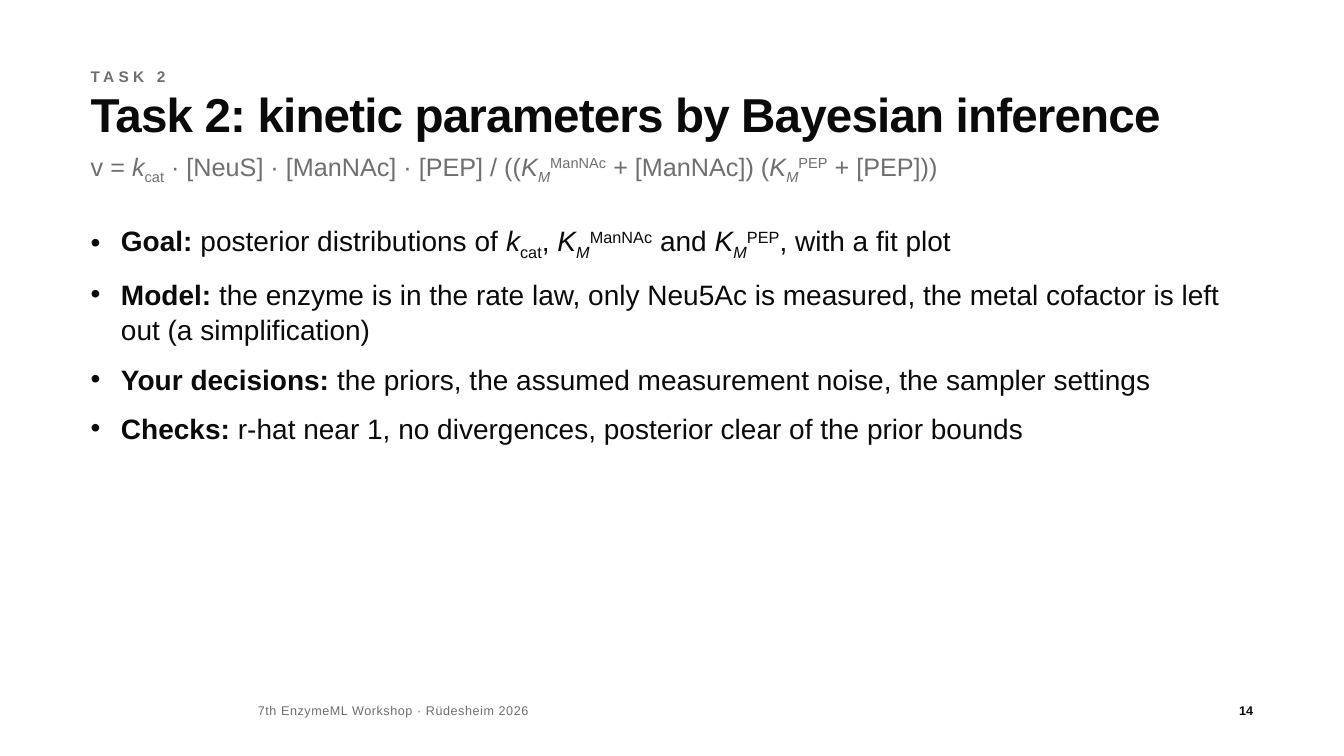
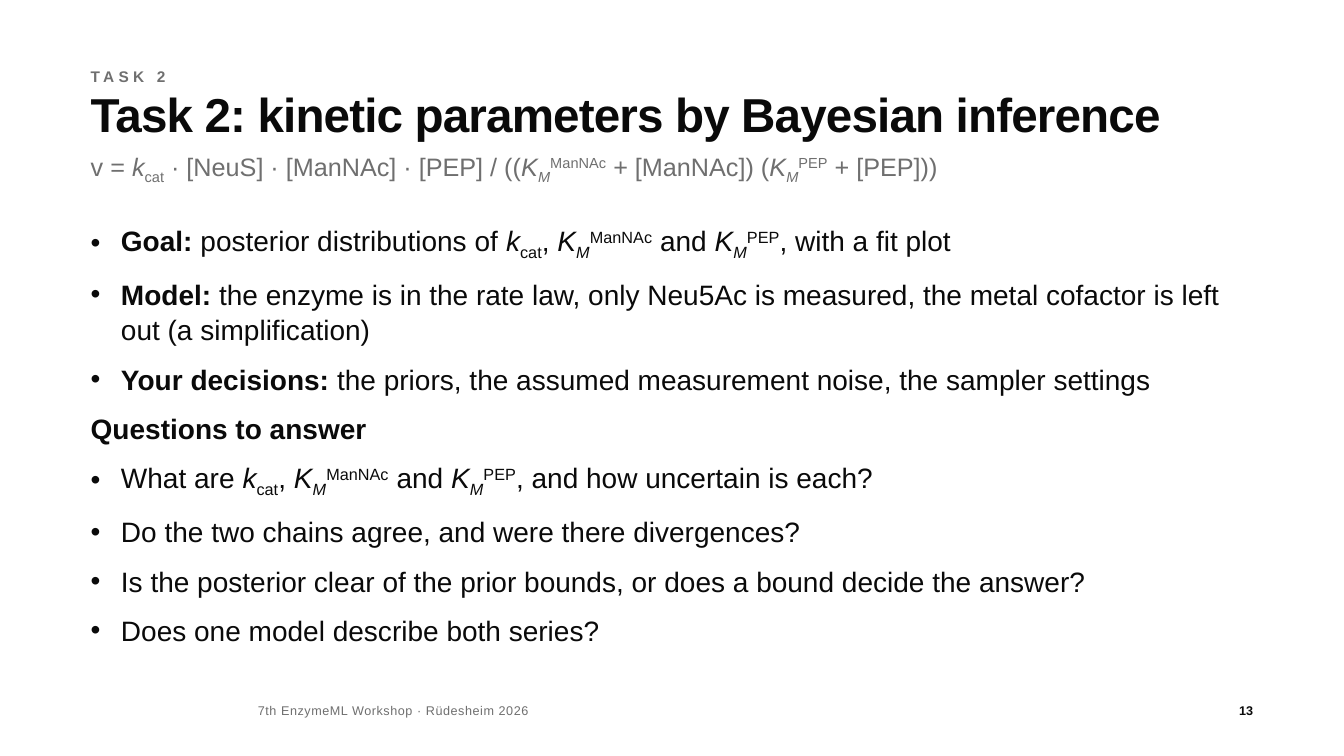
Before and after one commit to haeussma/enzymeml-workshop-modelling-2026, a slide deck: slide 13 of slides/workshop.pptx (slide 14 before the commit). Drawn at 1344x756 pixels with LibreOffice and Linux fonts; fonts in the diff are those of the drawing; background and template pictures are left out. Boxes give left, top, right and bottom in pixels: in the first picture for what was removed or moved away, otherwise in the second. Text is boxed around its words. In the diff, an @@ line names an element or a change of style, - is before the commit and + after.

```diff
--- a/slides/workshop.pptx
+++ b/slides/workshop.pptx
@@ text at (x1=91, y1=418, x2=1085, y2=642): text changed @@
-• Checks: r-hat near 1, no divergences, posterior clear of the prior bounds
+Questions to answer
+• What are kcat, KMManNAc and KMPEP, and how uncertain is each?
+• Do the two chains agree, and were there divergences?
+• Is the posterior clear of the prior bounds, or does a bound decide the answer?
+• Does one model describe both series?
@@ page number at (x1=1239, y1=706, x2=1253, y2=715): text changed @@
-14
+13
```
Also in this commit, not shown: 2 other slides changed, 1 slide added, 2 slides removed, 3 other files.
